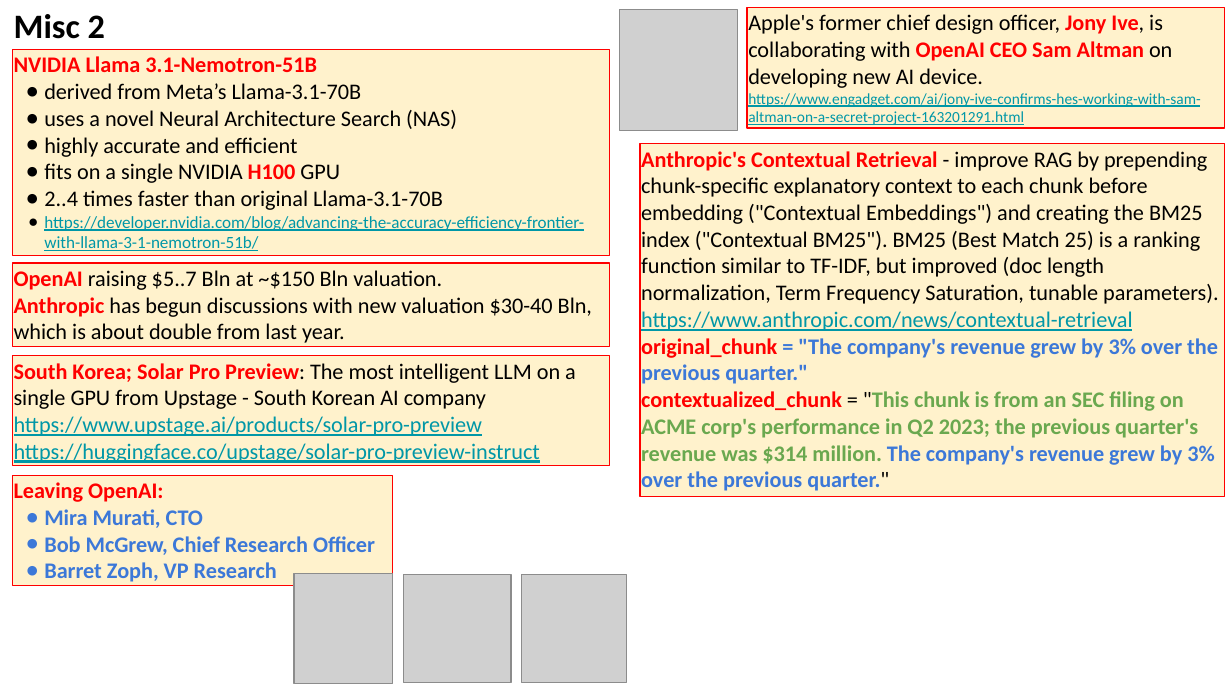
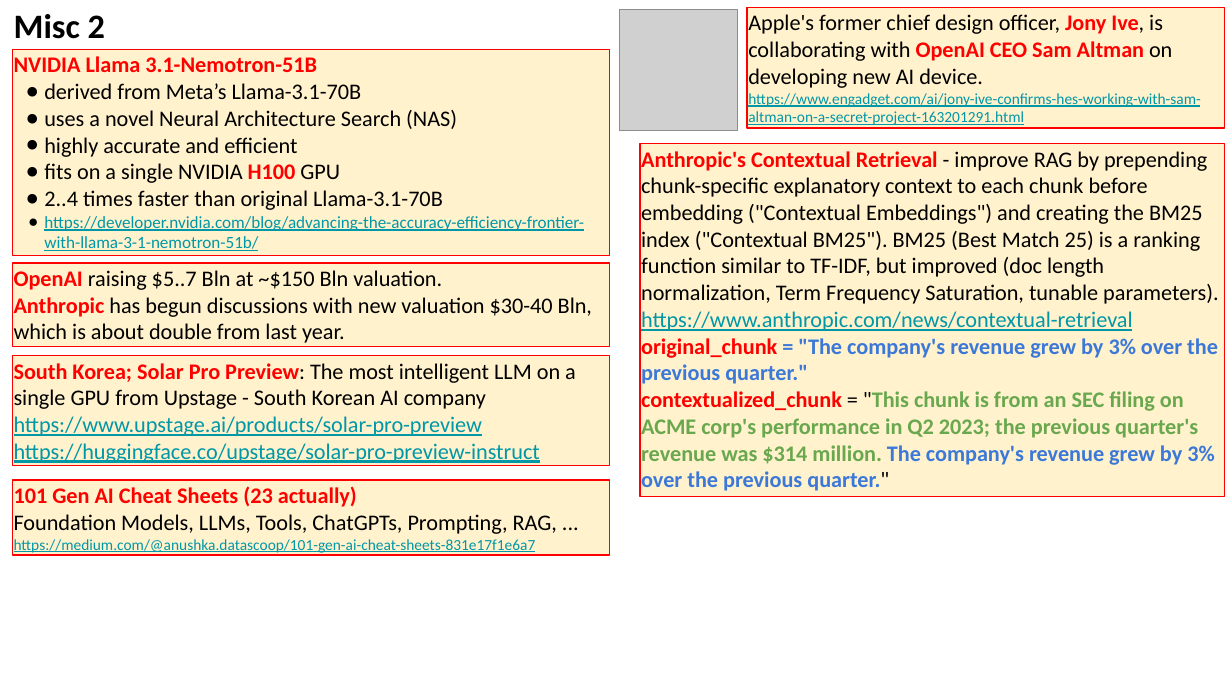
Before and after one commit to lselector/seminar, a slide deck: slide 10 of 2024/2024-09-27-AI-Updates.pptx (slide 9 before the commit). Drawn at 1232x693 pixels with LibreOffice and Linux fonts; fonts in the diff are those of the drawing; grey boxes stand for pictures. Boxes give left, top, right and bottom in pixels: in the first picture for what was removed or moved away, otherwise in the second. Text is boxed around its words. In the diff, an @@ line names an element or a change of style, - is before the commit and + after.

```diff
--- a/2024/2024-09-27-AI-Updates.pptx
+++ b/2024/2024-09-27-AI-Updates.pptx
@@ rectangle removed at (12, 476, 393, 586) @@
-Leaving OpenAI:
-● Mira Murati, CTO
-● Bob McGrew, Chief Research Officer
-● Barret Zoph, VP Research
@@ rectangle added at (12, 480, 610, 556), fill #FFF2CC, outline #FF0000 0.75 pt, 13 pt, text #0097A7 @@
+101 Gen AI Cheat Sheets (23 actually)
+Foundation Models, LLMs, Tools, ChatGPTs, Prompting, RAG, ...
+https://medium.com/@anushka.datascoop/101-gen-ai-cheat-sheets-831e17f1e6a7
@@ picture removed at (294, 574, 393, 685) @@
@@ picture removed at (403, 575, 511, 684) @@
@@ picture removed at (521, 575, 626, 684) @@
```
Also in this commit, not shown: 6 other slides changed, 1 slide added.
